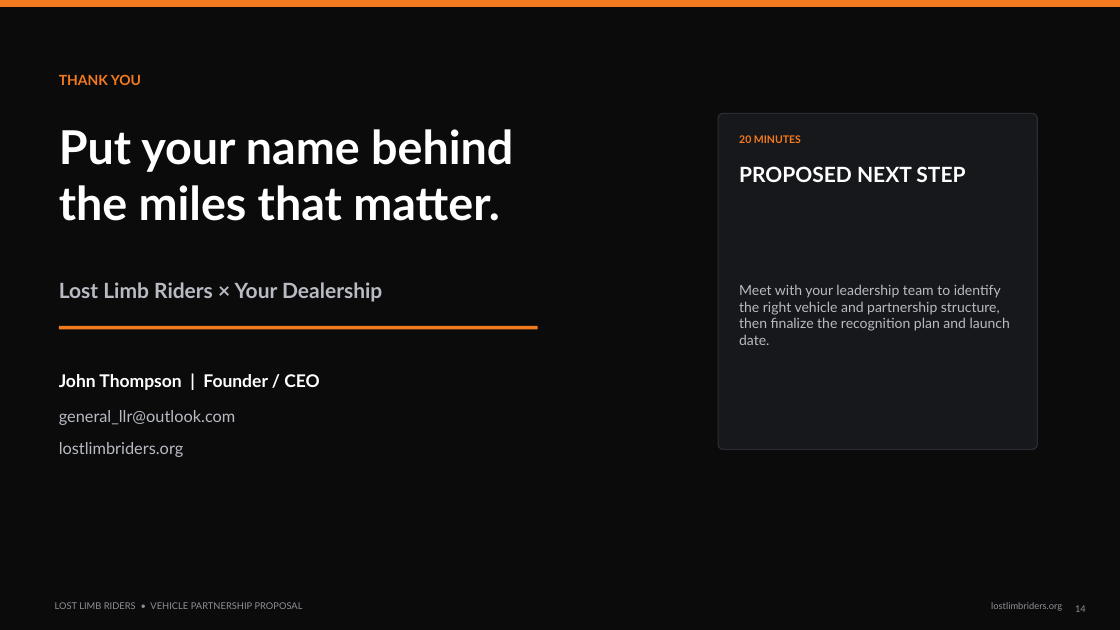
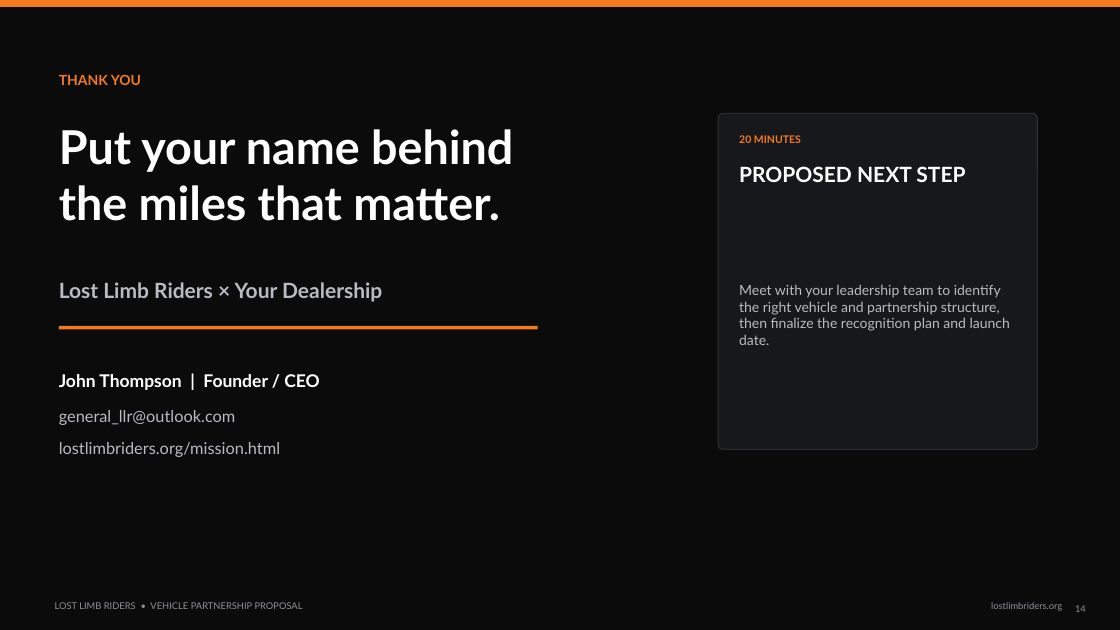
Before and after one commit to 74Thirsty/official, a slide deck: slide 14 of assets/LLR_Knoepfler_Vehicle_Partnership_Proposal.pptx. Drawn at 1120x630 pixels with LibreOffice and Linux fonts; fonts in the diff are those of the drawing. Boxes give left, top, right and bottom in pixels: in the first picture for what was removed or moved away, otherwise in the second. Text is boxed around its words. In the diff, an @@ line names an element or a change of style, - is before the commit and + after.

```diff
--- a/assets/LLR_Knoepfler_Vehicle_Partnership_Proposal.pptx
+++ b/assets/LLR_Knoepfler_Vehicle_Partnership_Proposal.pptx
@@ text at [59, 442, 280, 457]: text changed @@
-lostlimbriders.org
+lostlimbriders.org/mission.html
```
Also in this commit, not shown: 1 other slide changed, 1 other file.
